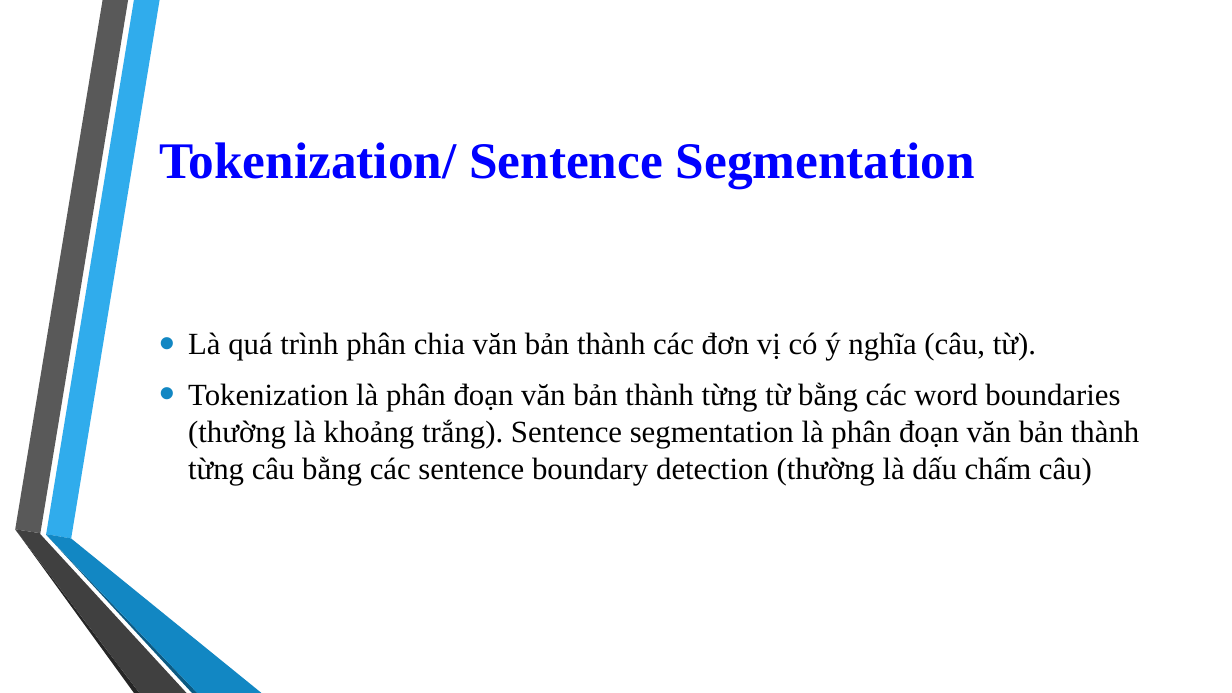
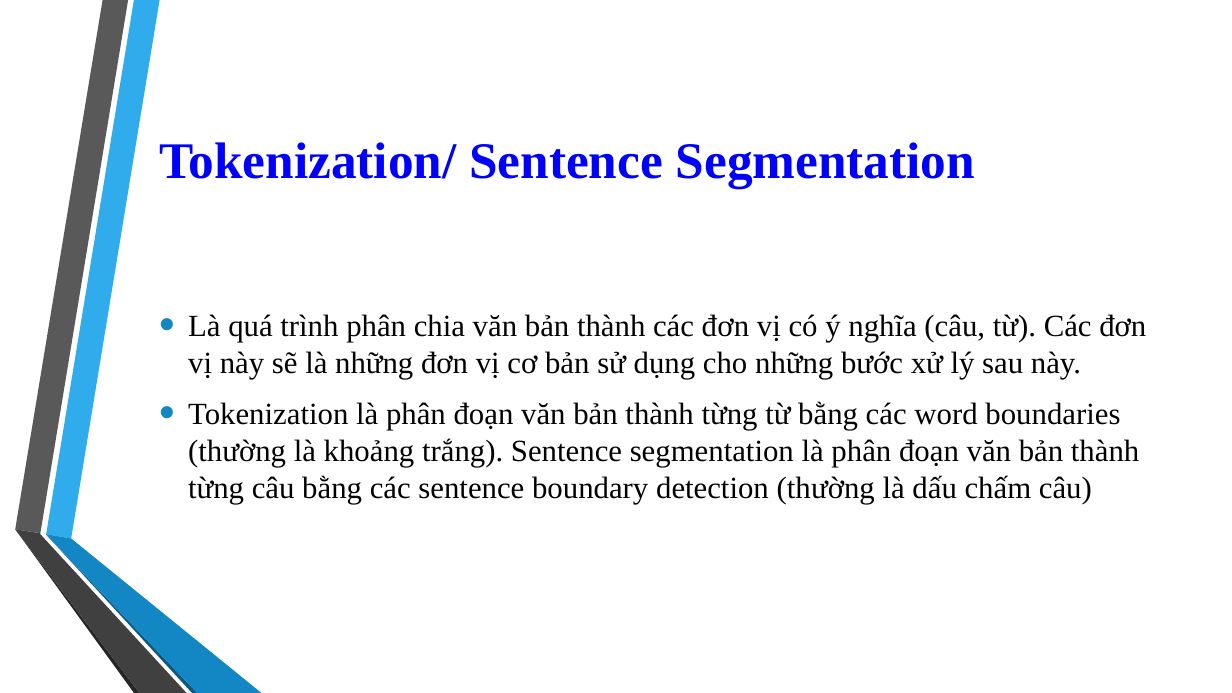
Before and after one commit to 1412520/TextMining, a slide deck: slide 8 of Seminar/Stanford_CoreNLP.pptx. Drawn at 1232x693 pixels with LibreOffice and Linux fonts; fonts in the diff are those of the drawing; background and template pictures are left out. Boxes give left, top, right and bottom in pixels: in the first picture for what was removed or moved away, otherwise in the second. Text is boxed around its words. In the diff, an @@ line names an element or a change of style, - is before the commit and + after.

```diff
--- a/Seminar/Stanford_CoreNLP.pptx
+++ b/Seminar/Stanford_CoreNLP.pptx
@@ text at <box>188,314,1146,379</box>: text changed @@
-• Là quá trình phân chia văn bản thành các đơn vị có ý nghĩa (câu, từ).
+• Là quá trình phân chia văn bản thành các đơn vị có ý nghĩa (câu, từ). Các đơn vị này sẽ là những đơn vị cơ bản sử dụng cho những bước xử lý sau này.
```
Also in this commit, not shown: 1 other slide changed, 2 slides added, 1 slide removed.
